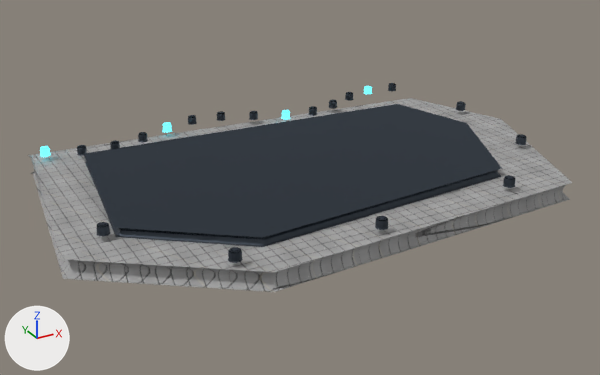
Before and after pictures for a commit that changed the Blender file assets/ships/parts/blender/pod_repair_patch_authored.blend.
Both versions are drawn from a 50 mm lens placed at (-1.31, -6.14, 2.99), pointed at (2.06, -0.01, -0.08). Every picture has the same lights, and +X, +Y and +Z are marked at lower left. The picture after the commit comes second.

Objects in the first picture: 'Repair_Patch', 'pod_repair_patch_Material_Accent_Merged', 'pod_repair_patch_Material_Mechanical_Merged'.
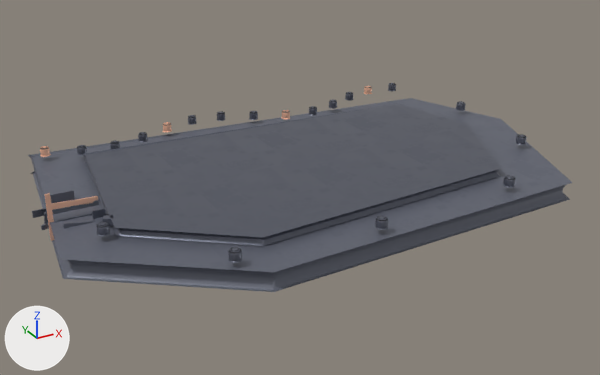
What changed in the scene script:
```text
Change mat_material_hull:
    remove # nodes: AmbientOcclusion, BsdfPrincipled, Math, NormalMap, OutputMaterial, SeparateColor, TexImage x3
    remove # uses the picture img_basecolor
    remove # uses the picture img_normal
    remove # uses the picture img_orm
    nodes: BsdfPrincipled, Mix, OutputMaterial, SeparateColor, TexImage
    colours: grey #656976
    uses the picture img_pod_repair_patch_wear_mask_2k_jpg
Change mat_material_mechanical:
    remove # nodes: AmbientOcclusion, BsdfPrincipled, OutputMaterial
    remove # colours: greyish blue #424b55
    nodes: BsdfPrincipled, Mix, OutputMaterial, SeparateColor, TexImage
    colours: grey #656976
    uses the picture img_pod_repair_patch_wear_mask_2k_jpg
Change mat_material_accent:
    remove # nodes: AmbientOcclusion, BsdfPrincipled, OutputMaterial
    remove # colours: cyan #59adb8, cyan #50d3e1
    nodes: BsdfPrincipled, Mix, OutputMaterial, SeparateColor, TexImage
    colours: beige #e1a07c
    uses the picture img_pod_repair_patch_wear_mask_2k_jpg
Add ob_det_edge_chamfer_band:
    ob_det_edge_chamfer_band = bpy.data.objects.new('DET_edge_chamfer_band', me_cube_011)  # a box spanning x -0.5..0.5, y -0.5..0.5, z -0.5..0.5; modifiers BEVEL, WEIGHTED_NORMAL
    ob_det_edge_chamfer_band.parent = ob_repair_patch
    ob_det_edge_chamfer_band.location = (0.0, 0.0, 0.22)
    ob_det_edge_chamfer_band.rotation_euler = (0.0, 0.05, 0.0)  # degrees (0, 2.9, 0)
    ob_det_edge_chamfer_band.scale = (0.36, 0.01, 0.05)
Add ob_det_faction_stripe_pit:
    ob_det_faction_stripe_pit = bpy.data.objects.new('DET_faction_stripe_pit', me_cube_011.copy())  # modifiers BEVEL, WEIGHTED_NORMAL
    ob_det_faction_stripe_pit.parent = ob_repair_patch
    ob_det_faction_stripe_pit.location = (-0.18, 0.0, 0.14)
    ob_det_faction_stripe_pit.scale = (0.04, 0.02, 0.4)
Add ob_det_dock_scuff:
    ob_det_dock_scuff = bpy.data.objects.new('DET_dock_scuff', me_cube_009)  # a box spanning x -0.5..0.5, y -0.5..0.5, z -0.5..0.5; modifiers BEVEL, WEIGHTED_NORMAL
    ob_det_dock_scuff.parent = ob_repair_patch
    ob_det_dock_scuff.location = (0.0, -0.15, 0.02)
    ob_det_dock_scuff.rotation_euler = (0.0, 0.15, 0.0)  # degrees (0, 8.6, 0)
    ob_det_dock_scuff.scale = (0.26, 0.04, 0.2)
Add ob_det_rivet_row:
    ob_det_rivet_row = bpy.data.objects.new('DET_rivet_row', me_cube_008)  # a box spanning x -0.5..0.5, y -0.5..0.5, z -0.5..0.5; modifiers BEVEL, WEIGHTED_NORMAL
    ob_det_rivet_row.parent = ob_repair_patch
    ob_det_rivet_row.location = (-0.08, 0.25, 0.08)
    ob_det_rivet_row.scale = (0.38, 0.01, 0.06)
Add ob_det_mount_flange:
    ob_det_mount_flange = bpy.data.objects.new('DET_mount_flange', me_cube_007)  # a box spanning x -0.5..0.5, y -0.5..0.5, z -0.5..0.5; modifiers BEVEL, WEIGHTED_NORMAL
    ob_det_mount_flange.parent = ob_repair_patch
    ob_det_mount_flange.location = (0.0, 0.0, -0.05)
    ob_det_mount_flange.scale = (0.32, 0.06, 0.32)
Add ob_det_cavity_grime_vent:
    ob_det_cavity_grime_vent = bpy.data.objects.new('DET_cavity_grime_vent', me_cube_006)  # a box spanning x -0.5..0.5, y -0.5..0.5, z -0.5..0.5; modifiers BEVEL, WEIGHTED_NORMAL
    ob_det_cavity_grime_vent.parent = ob_repair_patch
    ob_det_cavity_grime_vent.location = (0.18, -0.1, 0.12)
    ob_det_cavity_grime_vent.scale = (0.1, 0.03, 0.1)
Add ob_det_panel_line_emphasis:
    ob_det_panel_line_emphasis = bpy.data.objects.new('DET_panel_line_emphasis', me_cube_004)  # a box spanning x -0.5..0.5, y -0.5..0.5, z -0.5..0.5; modifiers BEVEL, WEIGHTED_NORMAL
    ob_det_panel_line_emphasis.parent = ob_repair_patch
    ob_det_panel_line_emphasis.location = (0.0, 0.0, 0.18)
    ob_det_panel_line_emphasis.scale = (0.42, 0.01, 0.04)
Add ob_det_repair_patch_plate:
    ob_det_repair_patch_plate = bpy.data.objects.new('DET_repair_patch_plate', me_cube_002)  # a box spanning x -0.5..0.5, y -0.5..0.5, z -0.5..0.5; modifiers BEVEL, WEIGHTED_NORMAL
    ob_det_repair_patch_plate.parent = ob_repair_patch
    ob_det_repair_patch_plate.location = (0.0, 0.35, 0.1)
    ob_det_repair_patch_plate.scale = (0.2, 0.03, 0.16)
Add ob_det_field_tape:
    ob_det_field_tape = bpy.data.objects.new('DET_field_tape', me_cube_011.copy())  # modifiers BEVEL, WEIGHTED_NORMAL
    ob_det_field_tape.parent = ob_repair_patch
    ob_det_field_tape.location = (0.15, 0.2, 0.08)
    ob_det_field_tape.rotation_euler = (0.0, 0.1, 0.2)  # degrees (0, 5.7, 11)
    ob_det_field_tape.scale = (0.22, 0.02, 0.14)
```

Where the change shows, as pixel boxes (x1, y1, x2, y2) in the pictures (600 x 375 px):
'pod_repair_patch_Material_Mechanical_Merged', surface changed (black to grey): (77, 83, 526, 263) in both
'Repair_Patch', surface changed (darker): (28, 98, 573, 292) in both
'pod_repair_patch_Material_Accent_Merged', surface changed: (40, 86, 372, 157) in both
'DET_edge_chamfer_band', added: after (51, 197, 95, 210)
'DET_repair_patch_plate', added: after (50, 189, 75, 203)
'DET_faction_stripe_pit', added: after (44, 193, 55, 241)
'DET_panel_line_emphasis', added: after (45, 200, 99, 216)
'DET_mount_flange', added: after (53, 211, 92, 223)
'DET_dock_scuff', added: after (63, 220, 96, 228)
'DET_cavity_grime_vent', added: after (92, 207, 106, 219)
'DET_rivet_row', added: after (32, 208, 46, 218)
'DET_tool_hook', now drawn: after (103, 215, 113, 225)
'DET_weld_seam', now drawn: after (41, 223, 49, 230)
'DET_micro_scratch_plate', now drawn (mostly hidden): after (44, 212, 48, 224)
'DET_field_tape', added: after (82, 196, 98, 201)
